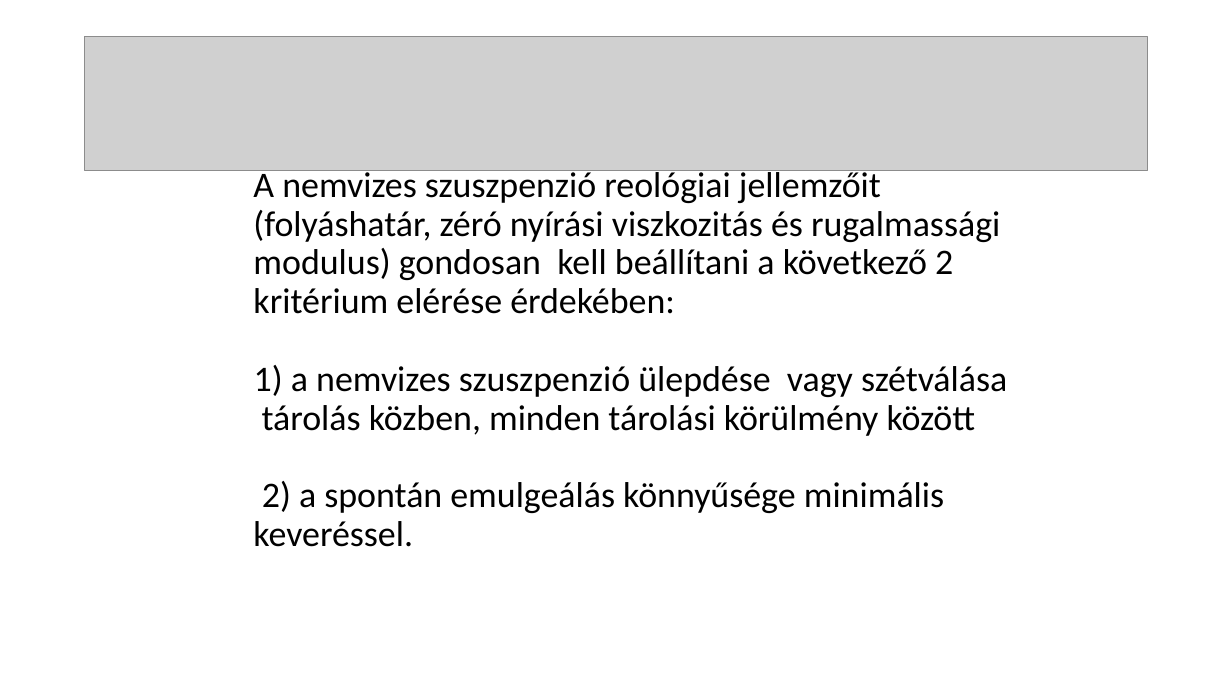
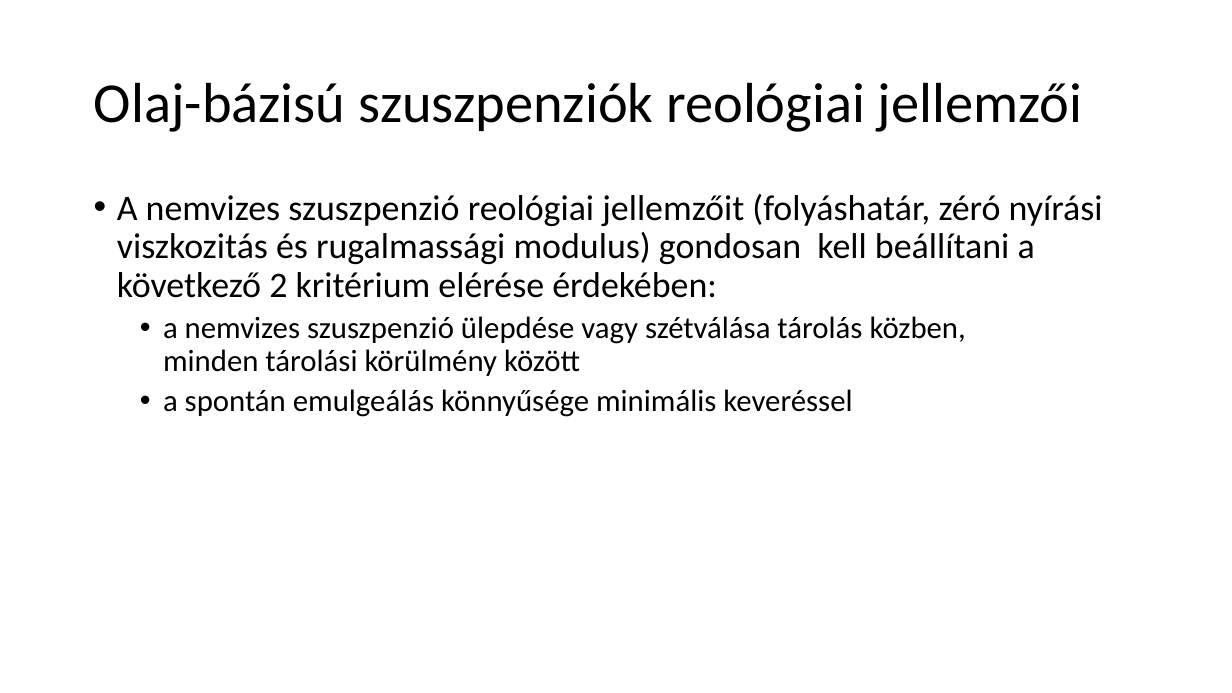
Before and after one commit to LilianaBohus/chemistry-presenations, a slide deck: slide 32 of oil-based-suspensions.ppt (slide 33 before the commit). Drawn at 1232x693 pixels with LibreOffice and Linux fonts; fonts in the diff are those of the drawing; grey boxes stand for pictures. Boxes give left, top, right and bottom in pixels: in the first picture for what was removed or moved away, otherwise in the second. Text is boxed around its words. In the diff, an @@ line names an element or a change of style, - is before the commit and + after.

```diff
--- a/oil-based-suspensions.ppt
+++ b/oil-based-suspensions.ppt
@@ picture removed at box(85, 37, 1147, 171) @@
@@ title added at box(94, 82, 1082, 132), 44 pt, text #000000 @@
+Olaj-bázisú szuszpenziók reológiai jellemzői
@@ text "A nemvizes szuszpenzió reológiai jellemzőit ...": place and size @@
-text "A nemvizes szuszpenzió reológiai jellemzőit ..." at box(253, 167, 1007, 547)
+text "A nemvizes szuszpenzió reológiai jellemzőit ..." at box(117, 194, 1103, 417)
@@ text at box(117, 194, 1103, 298): bullet none to •; more space between paragraphs @@
@@ text at box(163, 316, 966, 417): text changed; size 28 to 24 pt @@
-1) a nemvizes szuszpenzió ülepdése vagy szétválása tárolás közben, minden tárolási körülmény között
-2) a spontán emulgeálás könnyűsége minimális keveréssel.
+  • a nemvizes szuszpenzió ülepdése vagy szétválása tárolás közben,
+    minden tárolási körülmény között
+  • a spontán emulgeálás könnyűsége minimális keveréssel
```
Also in this commit, not shown: 22 other slides changed, 2 slides added, 2 slides removed.
